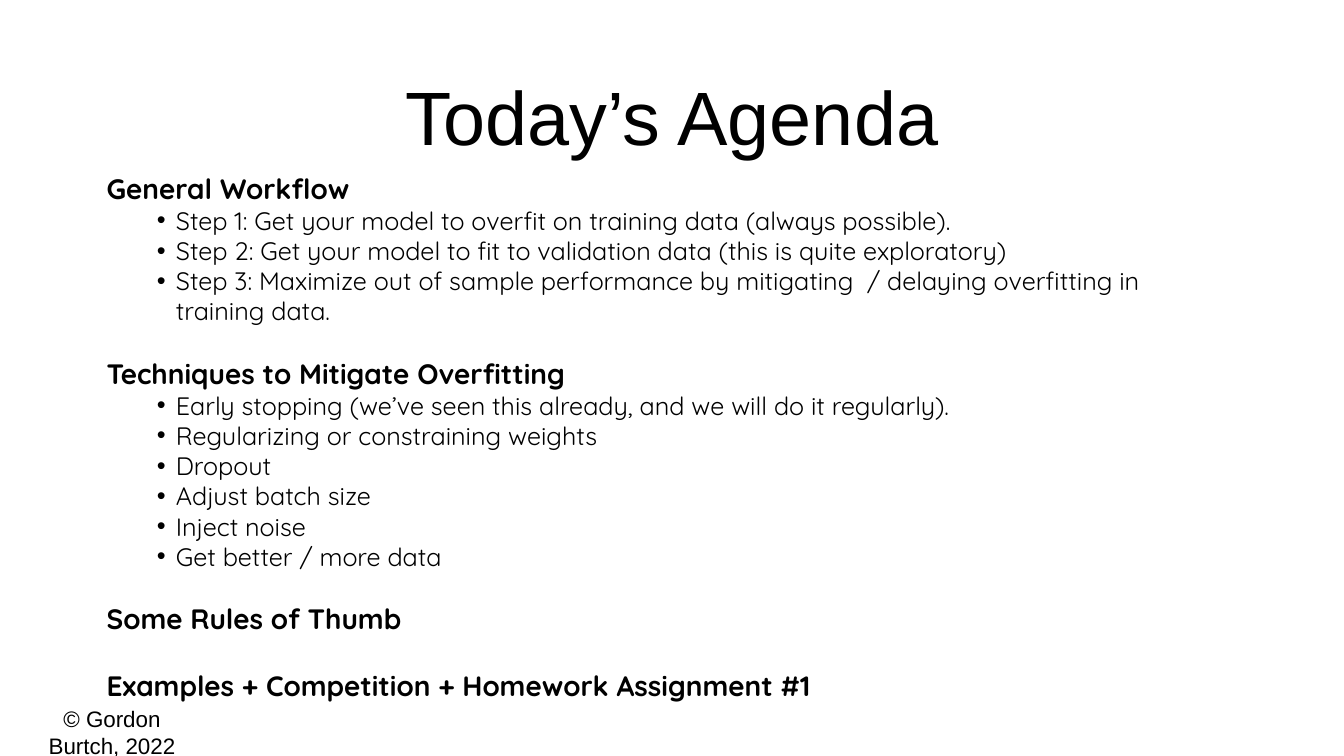
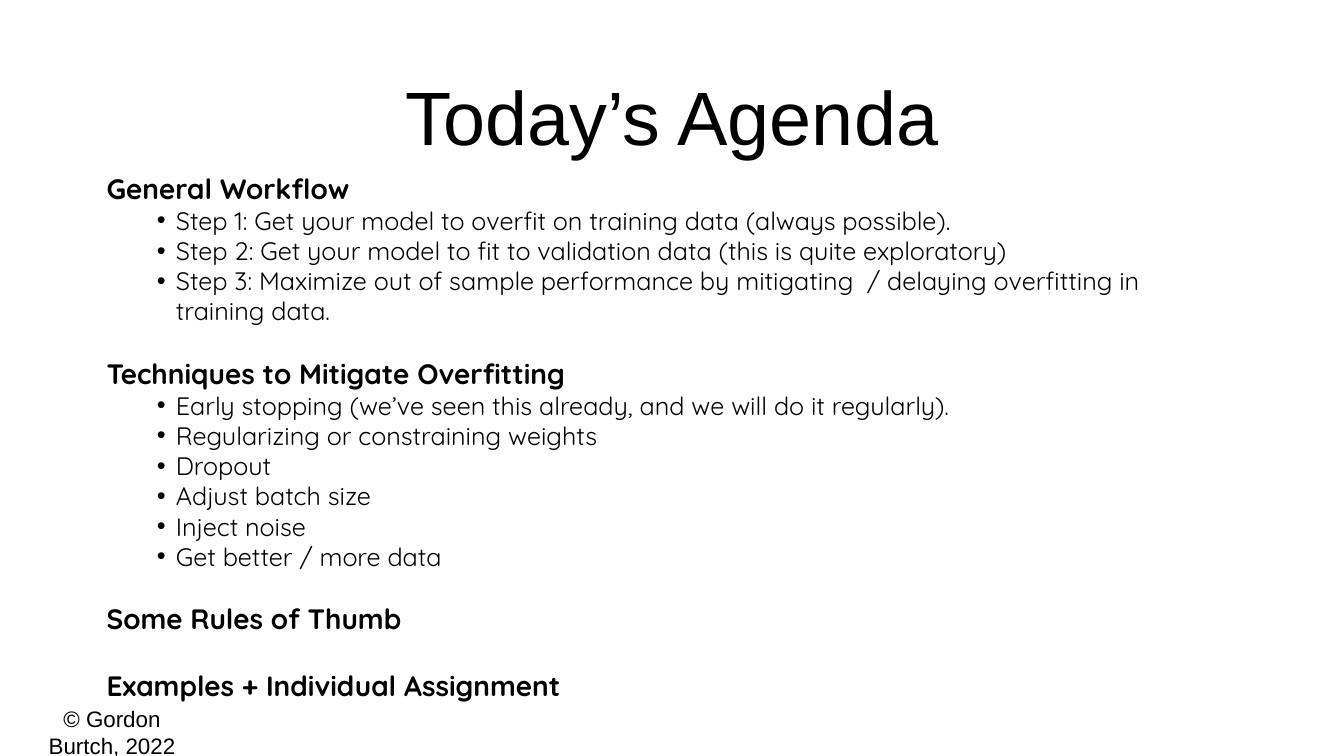
Before and after one commit to gburtch/BA865-2023, a slide deck: slide 2 of Lecture Materials/C/3 - Model Fitting.pptx. Drawn at 1344x756 pixels with LibreOffice and Linux fonts; fonts in the diff are those of the drawing. Boxes give left, top, right and bottom in pixels: in the first picture for what was removed or moved away, otherwise in the second. Text is boxed around its words. In the diff, an @@ line names an element or a change of style, - is before the commit and + after.

```diff
--- a/Lecture Materials/C/3 - Model Fitting.pptx
+++ b/Lecture Materials/C/3 - Model Fitting.pptx
@@ text at (x1=107, y1=675, x2=560, y2=702): text changed @@
-Examples + Competition + Homework Assignment #1
+Examples + Individual Assignment
```
Also in this commit, not shown: 2 other files.
